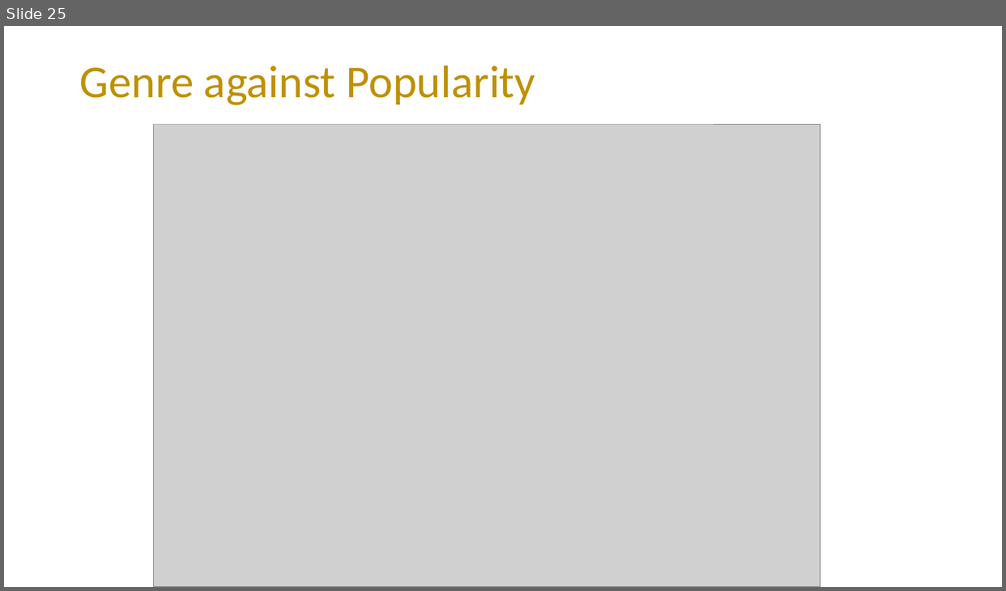
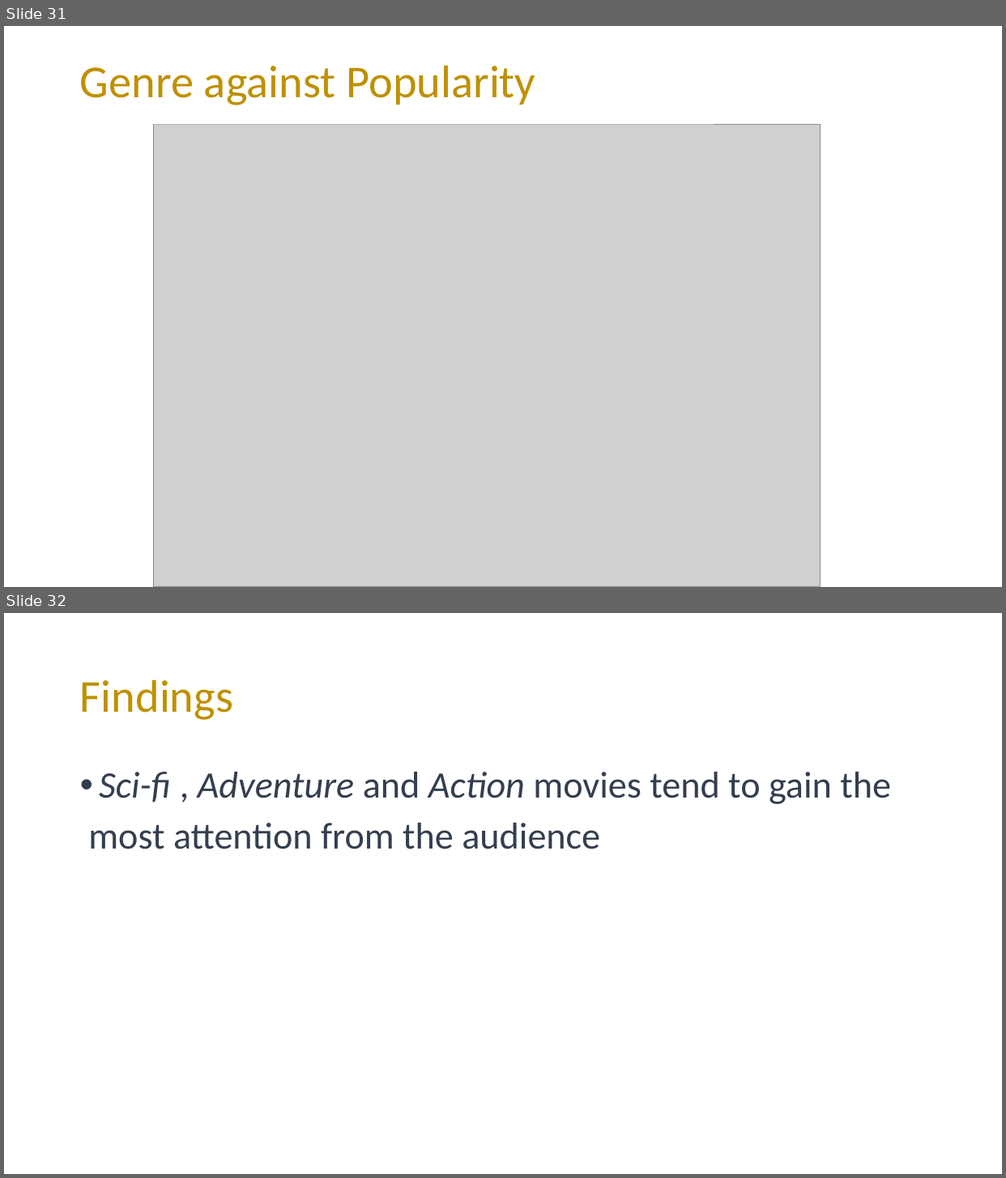
Before and after one commit to mading225/GROUP-6-PROJECT-, a slide deck: project.pptx. Shown one above the other, each under a label of ours: slide 25 before the commit, slides 31 and 32 after it. The pictures are 1006x591 and 1006x1178 pixels, drawn with LibreOffice and Linux fonts; fonts in the diff are those of the drawing; grey boxes stand for pictures. Boxes give left, top, right and bottom in pixels: in the first picture for what was removed or moved away, otherwise in the second. Text is boxed around its words. In the diff, an @@ line names an element or a change of style, - is before the commit and + after.

Commit message:
Add findings

```diff
--- a/project.pptx
+++ b/project.pptx
@@ slide 32 added at [4, 613, 1002, 1174], background #FFFFFF @@
@@ title added at [80, 679, 233, 720], 44 pt, text #BF9000 @@
+Findings
@@ text added at [88, 772, 891, 850], 36 pt, text #333F50 @@
+• Sci-fi , Adventure and Action movies tend to gain the
+most attention from the audience
@@ what was slide 25 is now slide 31 @@
```
Also in this commit, not shown: 7 slides changed, 10 other slides added.
